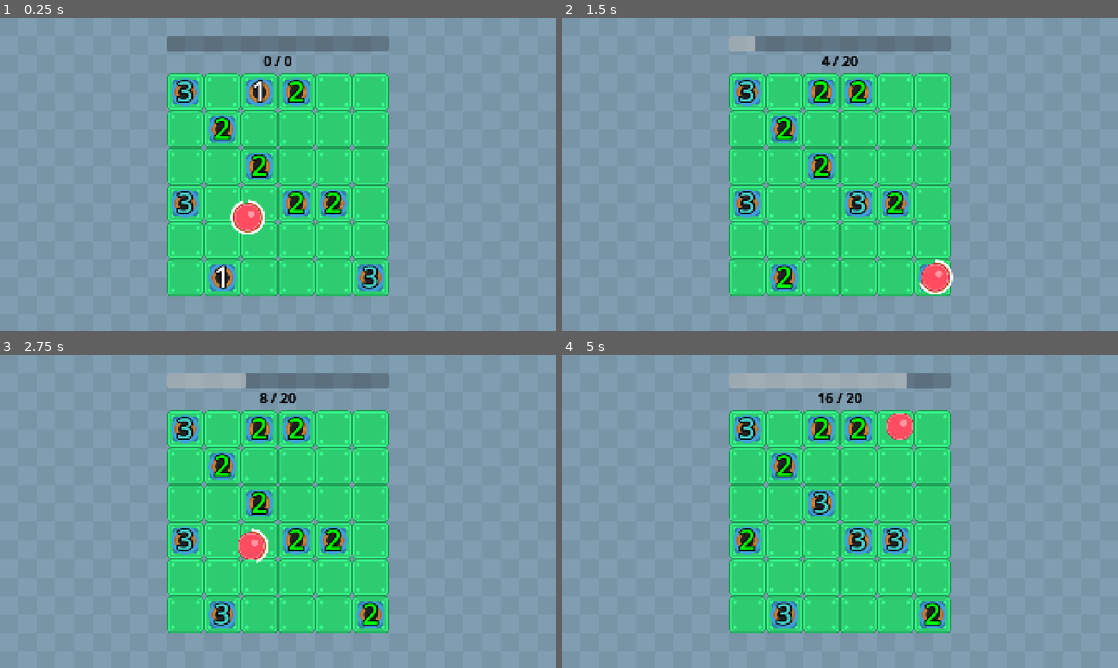
Above: before the commit, frames 1-4 (two rows, left to right).
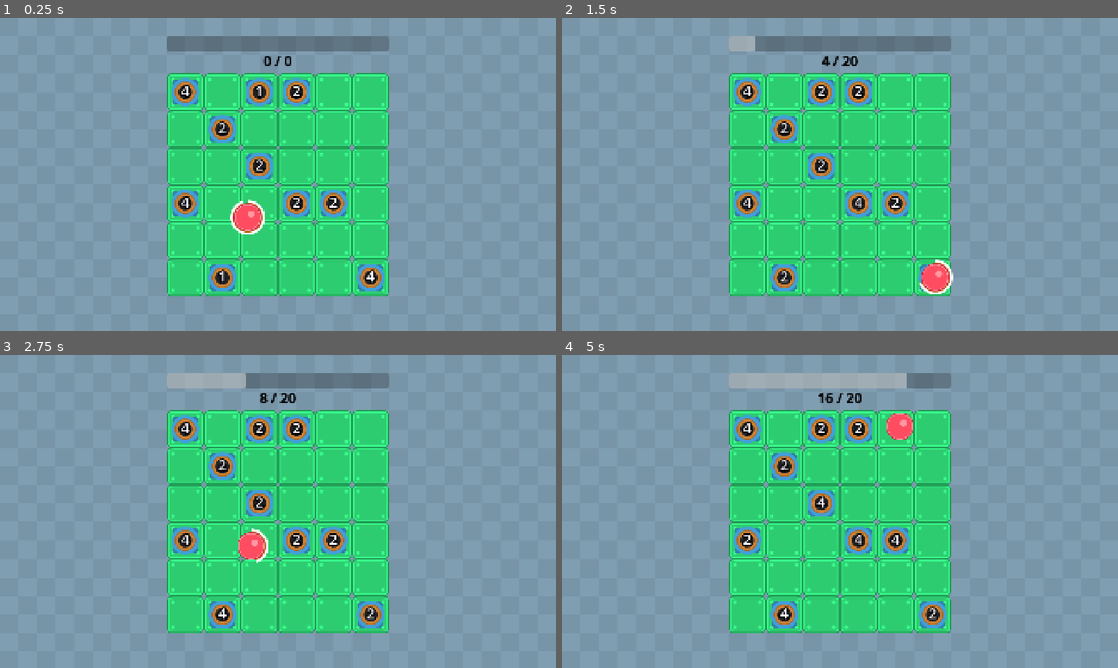
Above: after the commit, the same moments.

Repository: wanamelon/prototype_monorepo
Game: Godot game, scene res://source/bounce_main.tscn
Same seed, same stepped clock (60 frames per second), same inputs: the game is played once before the commit and once after it.
Inputs:
- Up to frame 1 (0.25 s): no input
- Up to frame 2 (1.5 s): no input
- Up to frame 3 (2.75 s): no input
- Up to frame 4 (5 s): no input

The runs differ from the first frame. In frame 1, 1.5% of the frame differs, in the area x 31-69%, y 19-87%; in frame 2, 1.5%; in frame 3, 1.7%; in frame 4, 1.7%.

Commit message:
Show full points worth on coins
Not just the level

Diff:
--- a/roller/source/tile_object.gd
+++ b/roller/source/tile_object.gd
@@ -1,5 +1,6 @@
 class_name TileObject extends Node2D
 
+const THOUSANDS_LEVEL_SUFFIXES = ["", "K", "M"]
 const LEVEL_COLORS := [
 	Color.BLACK,
 	Color.GHOST_WHITE, # Level 1
@@ -17,9 +18,18 @@
 func _ready():
 	$Hitbox.body_entered.connect(_on_body_entered)
 
+const DIGITS_PER_THOUSAND_LEVEL: int = 3
+
 func _process(delta):
-	$LevelLabel.text = str(level)
-	$LevelLabel.set("theme_override_colors/font_color", LEVEL_COLORS[min(len(LEVEL_COLORS)- 1, level)])
+	var points = 2 ** (level - 1)
+	var thousands_level: int = 0
+	var normalized: int = points
+	while normalized > 1000:
+		normalized /= 1000
+		thousands_level += 1
+	var num_digits = str(points).length()
+	$LevelLabel.text = str(normalized) + THOUSANDS_LEVEL_SUFFIXES[thousands_level] # + "\n" + str(points)
+	$LevelLabel.set("theme_override_colors/font_color", LEVEL_COLORS[min(len(LEVEL_COLORS)- 1, num_digits)])
 
 func toggle_bounce(should: bool):
 	if should:
--- a/roller/source/tile_object.tscn
+++ b/roller/source/tile_object.tscn
@@ -34,7 +34,7 @@
 offset_bottom = 150.0
 theme_override_colors/font_outline_color = Color(0, 0, 0, 1)
 theme_override_constants/outline_size = 20
-theme_override_font_sizes/font_size = 100
+theme_override_font_sizes/font_size = 50
 text = "1"
 horizontal_alignment = 1
 vertical_alignment = 1
Not shown, changed: roller/dev_notes.md
